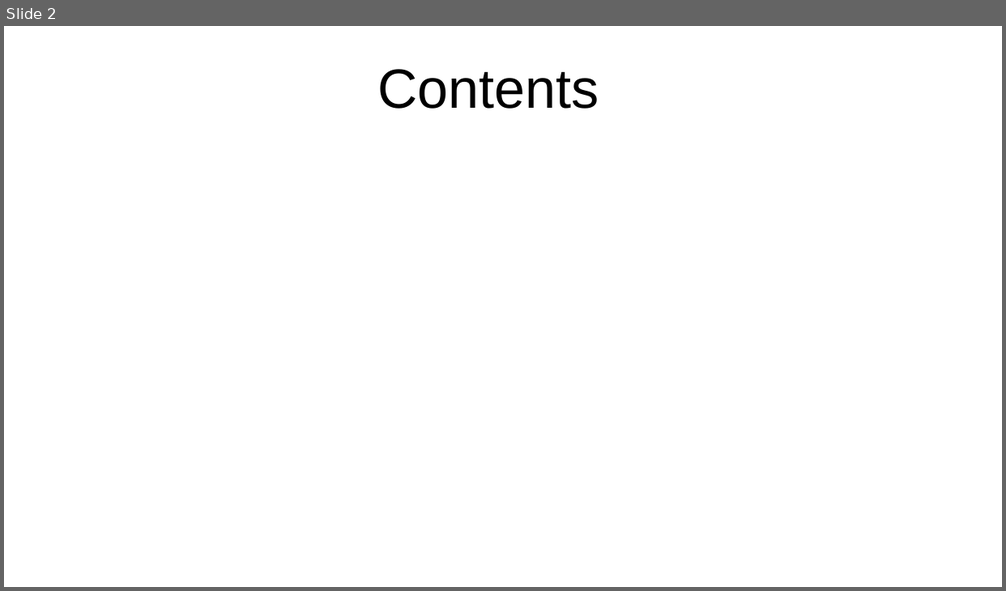
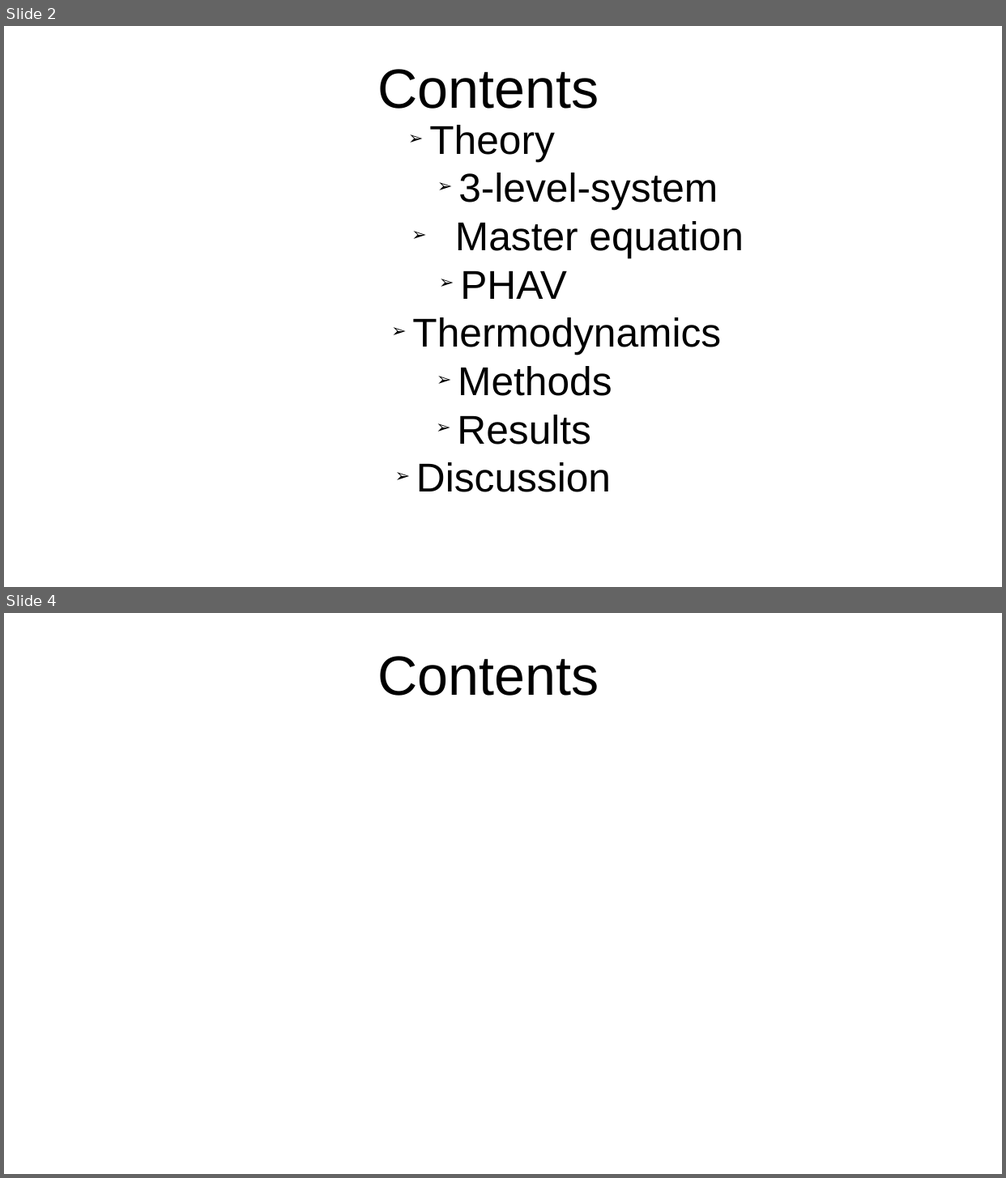
Before and after one commit to SanderStammbach/Sanders-Studium, a slide deck: Master-Projekt/Vortrag.odp. Shown one above the other, each under a label of ours: slide 2 before the commit, slides 2 and 4 after it; the slides between them are not shown. The pictures are 1006x591 and 1006x1178 pixels, drawn with LibreOffice and Linux fonts; fonts in the diff are those of the drawing; background and template pictures are left out. Boxes give left, top, right and bottom in pixels: in the first picture for what was removed or moved away, otherwise in the second. Text is boxed around its words. In the diff, an @@ line names an element or a change of style, - is before the commit and + after.

```diff
--- a/Master-Projekt/Vortrag.odp
+++ b/Master-Projekt/Vortrag.odp
@@ slide 2 added at bbox=[4, 26, 1002, 587], background picture (left out) @@
@@ title added at bbox=[378, 69, 599, 109], 44 pt, text #000000 @@
+Contents
@@ subtitle added at bbox=[412, 125, 743, 493], 32 pt, text #000000 @@
+➢ Theory
+                ➢ 3-level-system
+                ➢ Master equation
+    ➢ PHAV
+              ➢ Thermodynamics
+        ➢ Methods
+      ➢ Results
+    ➢ Discussion
@@ what was slide 2 is now slide 4 @@
```
Also in this commit, not shown: 1 slide changed, 5 other slides added, 19 other files.
